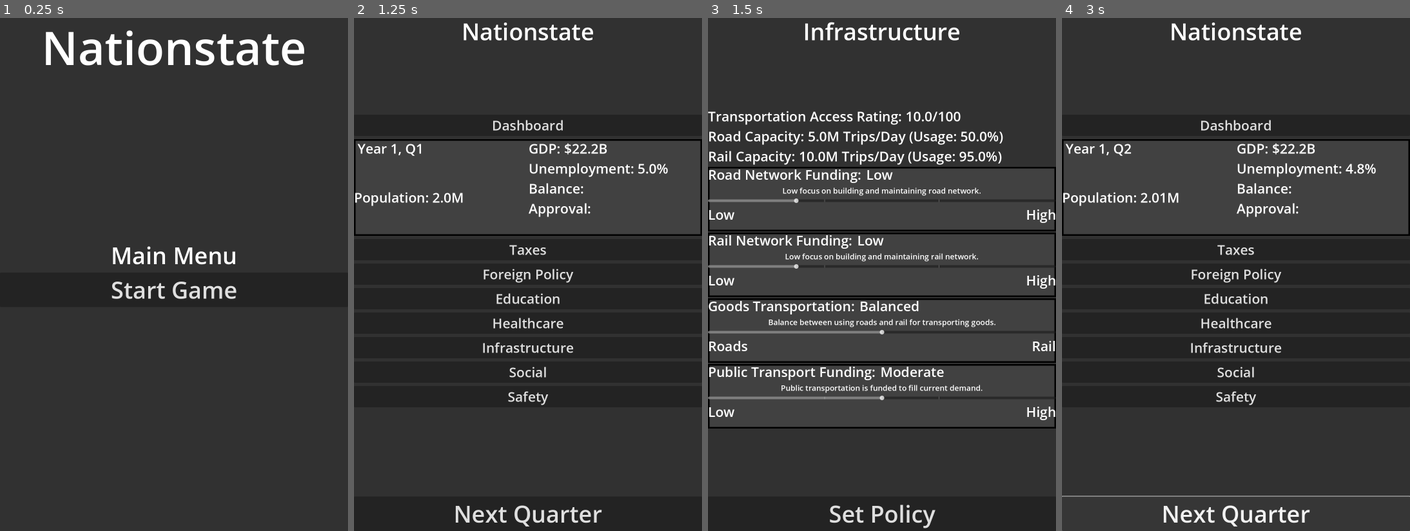
Above: before the commit, frames 1-4 (left to right).
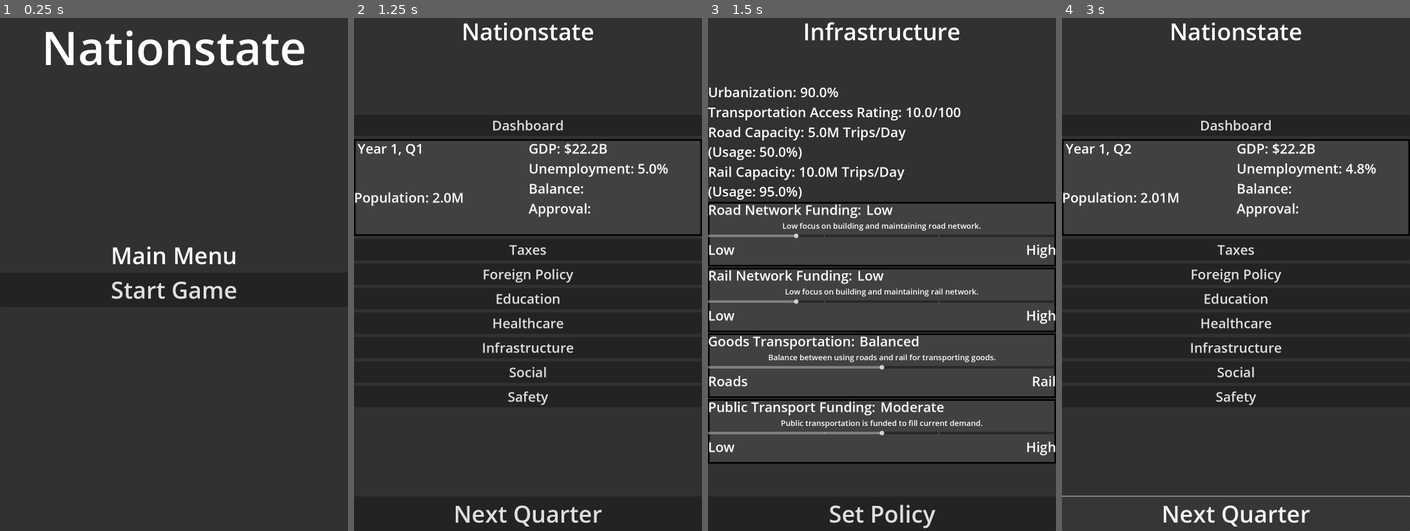
Above: after the commit, the same moments.

Repository: 7dylan7anderson7/Nationstate
Game: Godot game, scene res://scenes/MainMenu.tscn
The game is run twice, just before and just after one commit, with the same random seed, the same clock (stepped at 60 frames per second) and the same inputs.
Inputs:
- Up to frame 1 (0.25 s): no input
- Up to frame 2 (1.25 s): click "Start Game" at 0.5 s
- Up to frame 3 (1.5 s): click "Infrastructure" at 1.25 s
- Up to frame 4 (3 s): click "Set Policy" at 2 s; click "Next Quarter" at 2.75 s

Frames 1-2 are identical in both runs. In frame 3, 18% of the frame differs, in the area x 0-100%, y 13-87%; in frame 4, nothing differs.

Commit message:
Infrastructure scene UI changes

Diff:
--- a/project/scenes/InfrastructureControls.tscn
+++ b/project/scenes/InfrastructureControls.tscn
@@ -57,6 +57,11 @@
 grow_horizontal = 2
 grow_vertical = 2
 
+[node name="UrbanizationLabel" type="Label" parent="VBoxContainer"]
+layout_mode = 2
+theme_override_font_sizes/font_size = 42
+text = "Urabanization: 90%"
+
 [node name="TransportAccessLabel" type="Label" parent="VBoxContainer"]
 layout_mode = 2
 theme_override_font_sizes/font_size = 42
--- a/project/scripts/InfrastructureControls.gd
+++ b/project/scripts/InfrastructureControls.gd
@@ -115,11 +115,11 @@
 
 #Function for updating all dynamic labels
 func update_all_labels():
-	road_network_label.text = "Road Capacity: %sM Trips/Day (Usage: %s%%)" % [
+	road_network_label.text = "Road Capacity: %sM Trips/Day \n(Usage: %s%%)" % [
 		snapped(InfrastructureSystem.road_network, 0.1),
 		snapped(InfrastructureSystem.road_usage, 0.1)
 	]
-	rail_network_label.text = "Rail Capacity: %sM Trips/Day (Usage: %s%%)" % [
+	rail_network_label.text = "Rail Capacity: %sM Trips/Day \n(Usage: %s%%)" % [
 		snapped(InfrastructureSystem.rail_network, 0.1),
 		snapped(InfrastructureSystem.rail_usage, 0.1)
 	]
@@ -127,12 +127,9 @@
 		snapped(InfrastructureSystem.transport_access, 0.1)
 	]
 
-	# Add urbanization label if it exists
-	if urbanization_label:
-		urbanization_label.text = "Urbanization: %s%% Urban / %s%% Suburban" % [
-			snapped(InfrastructureSystem.urban_dict["urban"], 0.1),
-			snapped(InfrastructureSystem.urban_dict["suburban"], 0.1)
-		]
+	urbanization_label.text = "Urbanization: %s%%" % [
+		snapped(InfrastructureSystem.urban_dict["urban"], 0.1),
+	]
 
 #Function for updating road funding policy
 func update_road(value: int):
